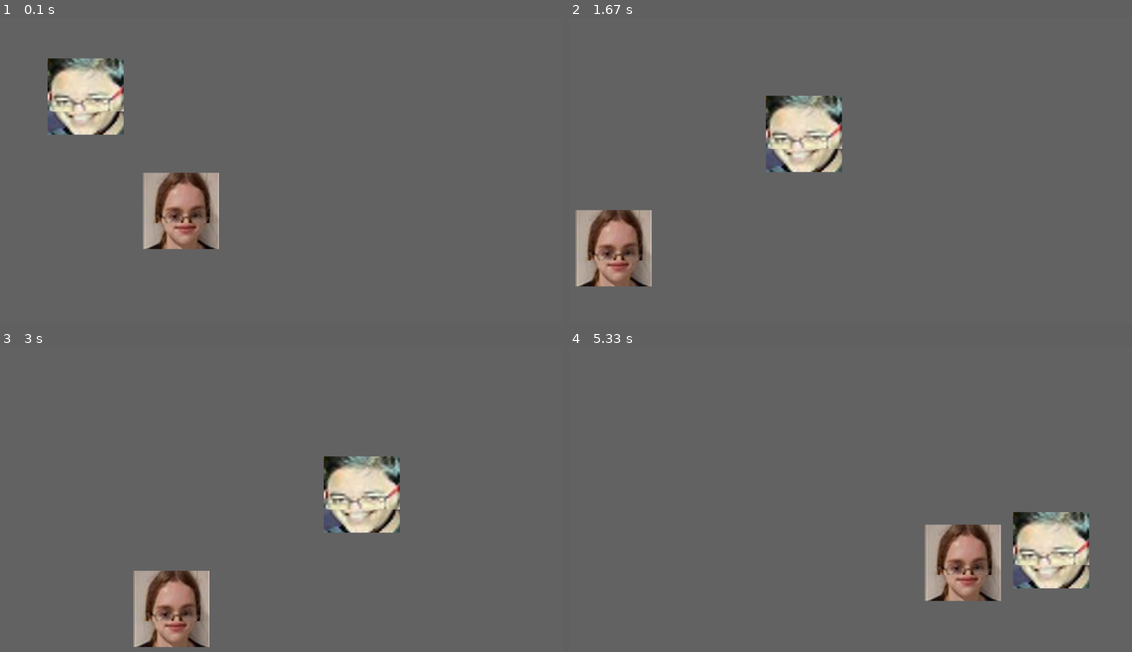
Above: before the commit, frames 1-4 (two rows, left to right).
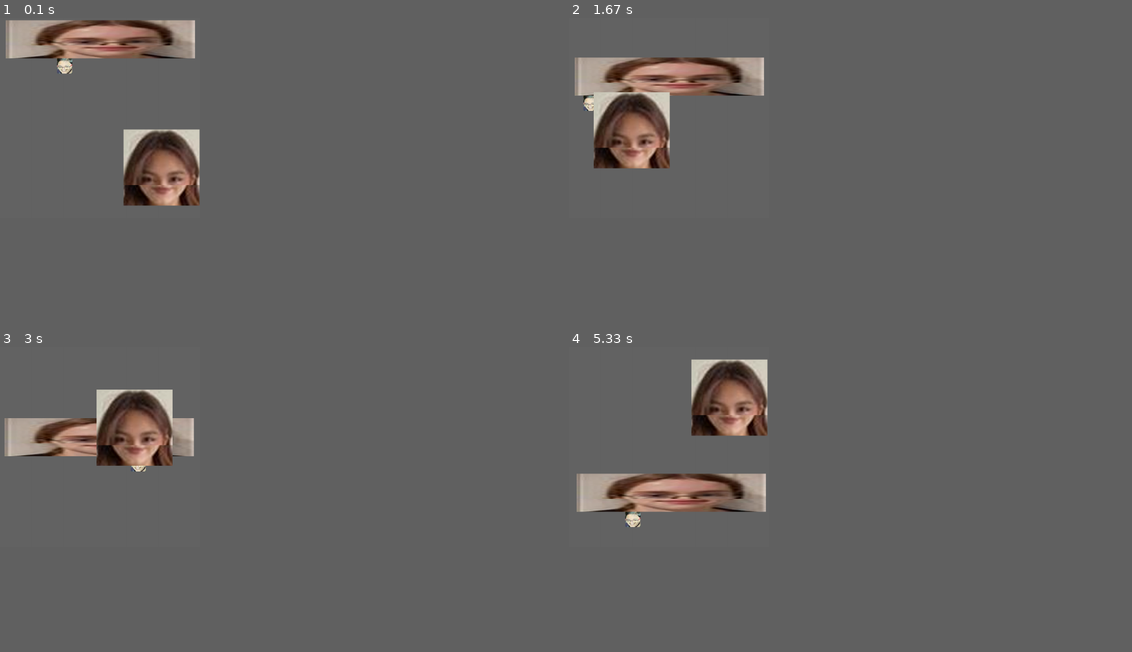
Above: after the commit, the same moments.

Repository: Fizzchimp/PyGame-Test
Game: pygame game, started from main.py
Two runs of this game, one before a commit and one after it. Both use one fixed random seed, a clock stepped at 60 frames per second and the inputs below.
Inputs:
- Up to frame 1 (0.1 s): no input
- Up to frame 2 (1.67 s): no input
- Up to frame 3 (3 s): no input
- Up to frame 4 (5.33 s): no input
In our replay, the window is 900x480 before the commit and 315x315 after it. These sizes can differ from the game's own. Grey fills any space a smaller window leaves; there, only what the larger window draws over its background counts as a difference.

The runs differ from the first frame. In frame 1, 13% of the frame differs, in the area x 1-39%, y 0-76%; in frame 2, 14%; in frame 3, 12%; in frame 4, 14%, in the area x 1-93%, y 3-84%.

Commit message:
Sopie is short

Diff:
--- a/main.py
+++ b/main.py
@@ -11,7 +11,9 @@
         self.screenDims = (WIDTH, HEIGHT)
         self.point = self.pos = [WIDTH / 2, HEIGHT / 2]
         self.lines = []
-        self.boxes = [Box([200, 200], [400, 400], [-1, 0.25], "03_sopie.png"), Box([200, 200], [100, 100], [1, 0.25], "01_krish.png")]
+        self.boxes = [Box([498,100], [10, 0], [-1, 0.25], "03_sopie.png"),
+                      Box([40, 40], [100, 100], [2, 0.25], "01_krish.png"),
+                      Box([200, 200], [300, 300], [1, -0.25], "04_hana.png")]
         pygame.display.set_icon(self.boxes[0].image)
 
 
@@ -25,11 +27,11 @@
             box.pos[0] += box.momtm[0]
             box.pos[1] += box.momtm[1]
             self.screen.blit(box.image, (box.pos[0], box.pos[1]))
-            self.collision(box)
+            self.colDetect(box)
 
         pygame.display.flip()
 
-    def collision(self, object):
+    def colDetect(self, object):
         if object.pos[0] == self.screenDims[0] - object.dims[0] or object.pos[0] == 0:
             object.momtm[0] *= -1
             #for box2 in self.boxes():
@@ -43,7 +45,7 @@
         self.point = point
 
 
-world = World(1500, 800)
+world = World(526, 526)
 while world.running:
     for event in pygame.event.get():
         if event.type == pygame.QUIT:
--- a/objects.py
+++ b/objects.py
@@ -6,3 +6,4 @@
         self.image = pygame.transform.scale(pygame.image.load(image).convert(), dims)
         self.pos = pos
         self.momtm = momtm
+        self.colRect = pygame.Rect(pos, dims)
Binary file added: 04_hana.png
